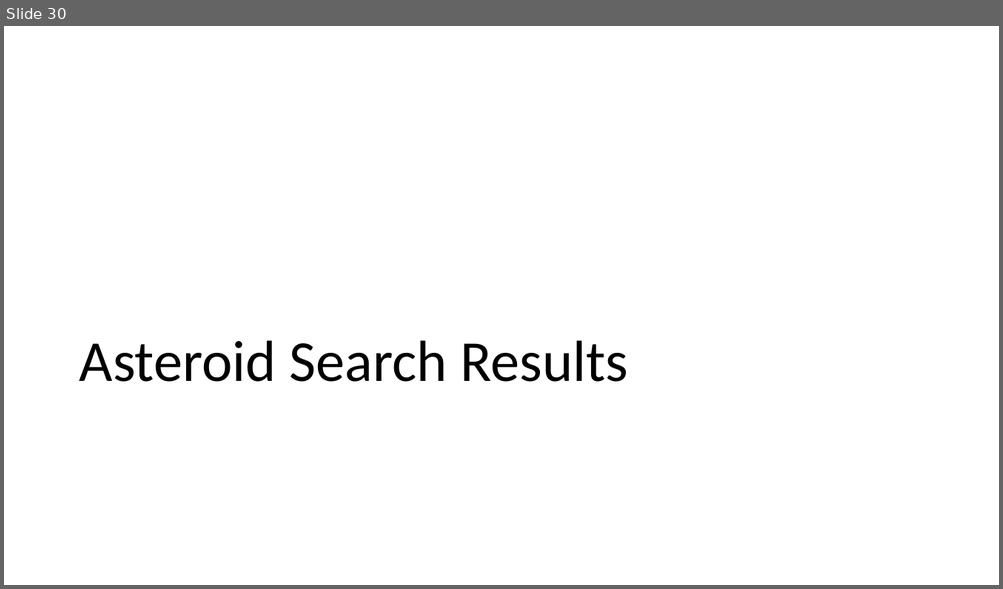
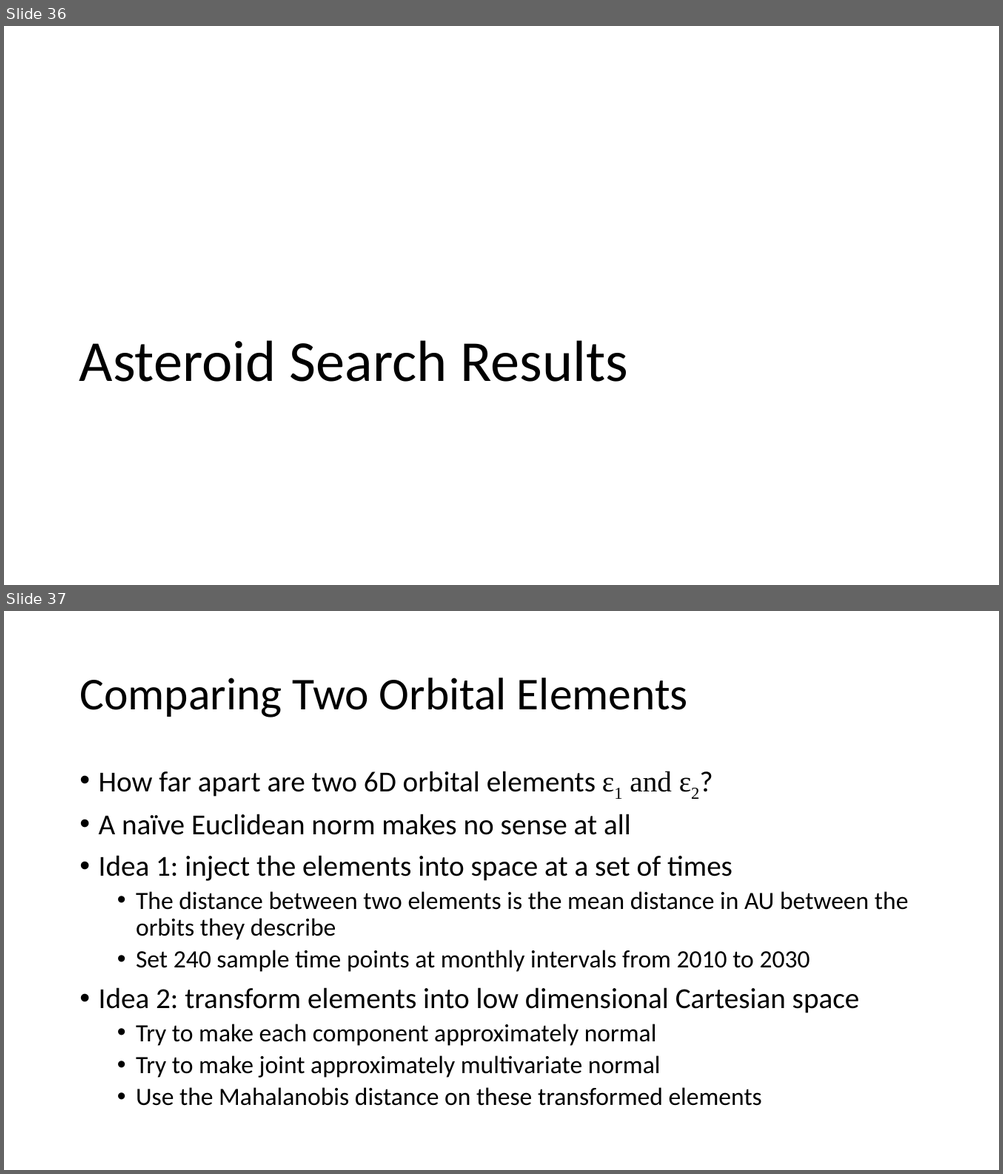
Before and after one commit to memanuel/kepler-sieve, a slide deck: thesis/kepler-sieve-slides.pptx. Shown one above the other, each under a label of ours: slide 30 before the commit, slides 36 and 37 after it. The pictures are 1003x589 and 1003x1174 pixels, drawn with LibreOffice and Linux fonts; fonts in the diff are those of the drawing. Boxes give left, top, right and bottom in pixels: in the first picture for what was removed or moved away, otherwise in the second. Text is boxed around its words. In the diff, an @@ line names an element or a change of style, - is before the commit and + after.

```diff
--- a/thesis/kepler-sieve-slides.pptx
+++ b/thesis/kepler-sieve-slides.pptx
@@ slide 37 added at (4,611,999,1170), background #FFFFFF @@
@@ title added at (79,678,688,718), 44 pt, text #000000 @@
+Comparing Two Orbital Elements
@@ text added at (99,771,908,1106), 24 pt, text #000000 @@
+• How far apart are two 6D orbital elements ε1 and ε2?
+• A naïve Euclidean norm makes no sense at all
+• Idea 1: inject the elements into space at a set of times
+  • The distance between two elements is the mean distance in AU between the orbits they describe
+  • Set 240 sample time points at monthly intervals from 2010 to 2030
+• Idea 2: transform elements into low dimensional Cartesian space
+  • Try to make each component approximately normal
+  • Try to make joint approximately multivariate normal
+  • Use the Mahalanobis distance on these transformed elements
@@ what was slide 30 is now slide 36 @@
```
Also in this commit, not shown: 15 other slides added, 2 slides removed, 3 other files.
